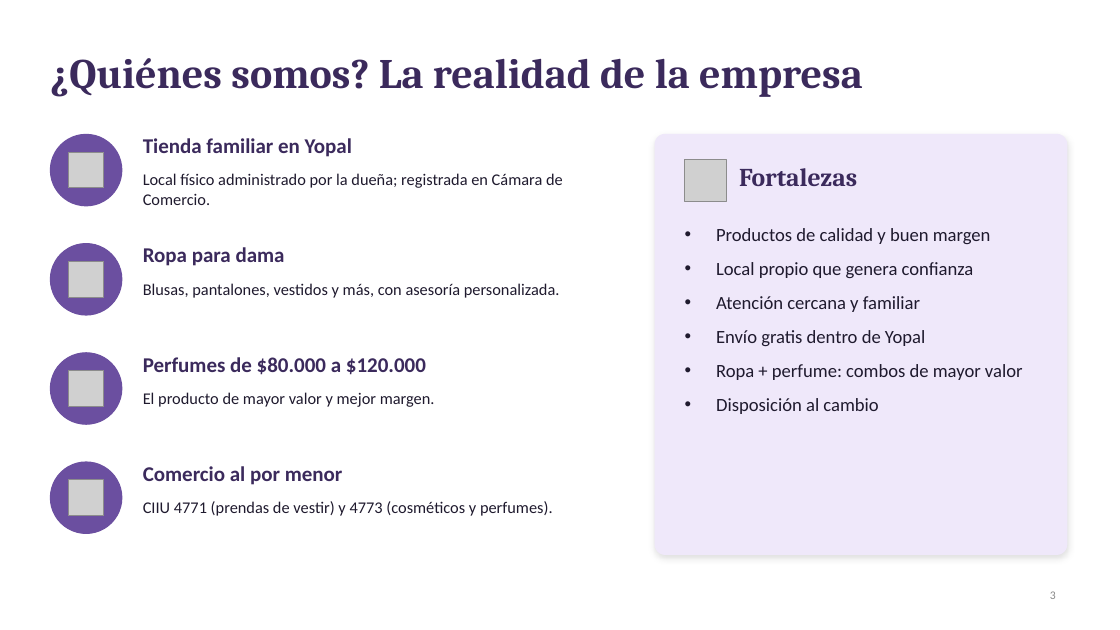
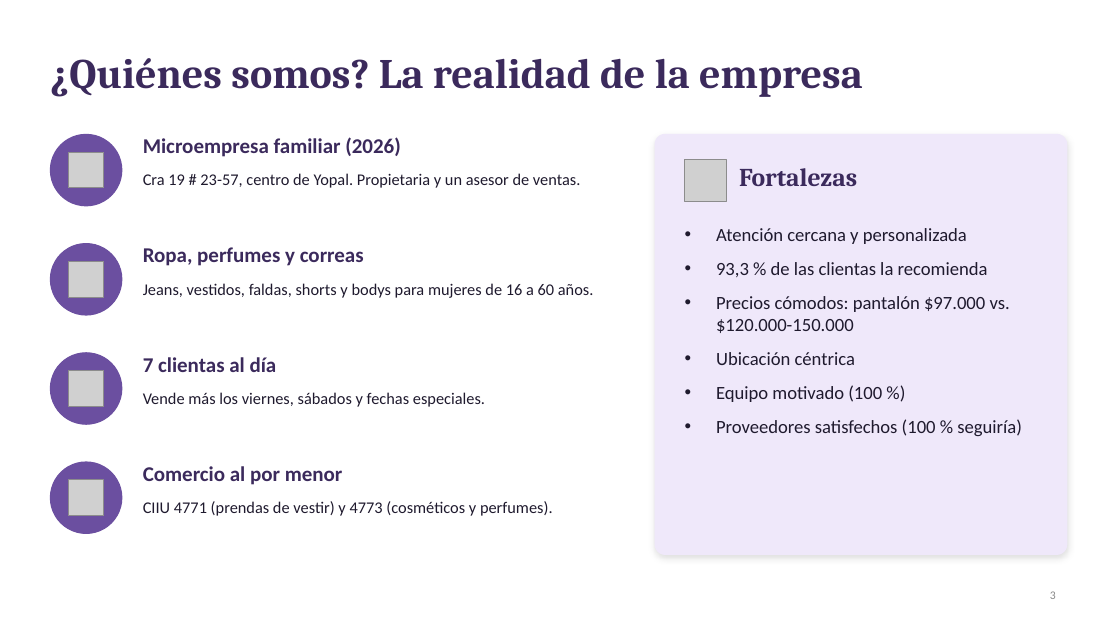
Before and after one commit to nayraclaud-glitch/Trabjo-De-eEstudio, a slide deck: slide 3 of Actividad Alva instructora Luna de Cristal/4_Paso4_Visual_Thinking.pptx. Drawn at 1120x630 pixels with LibreOffice and Linux fonts; fonts in the diff are those of the drawing; grey boxes stand for pictures. Boxes give left, top, right and bottom in pixels: in the first picture for what was removed or moved away, otherwise in the second. Text is boxed around its words. In the diff, an @@ line names an element or a change of style, - is before the commit and + after.

```diff
--- a/Actividad Alva instructora Luna de Cristal/4_Paso4_Visual_Thinking.pptx
+++ b/Actividad Alva instructora Luna de Cristal/4_Paso4_Visual_Thinking.pptx
@@ text at <box>143,137,401,157</box>: text changed @@
-Tienda familiar en Yopal
+Microempresa familiar (2026)
@@ text at <box>143,173,580,188</box>: text changed @@
-Local físico administrado por la dueña; registrada en Cámara de Comercio.
+Cra 19 # 23-57, centro de Yopal. Propietaria y un asesor de ventas.
@@ text at <box>716,228,1022,436</box>: text changed @@
-• Productos de calidad y buen margen
-• Local propio que genera confianza
-• Atención cercana y familiar
-• Envío gratis dentro de Yopal
-• Ropa + perfume: combos de mayor valor
-• Disposición al cambio
+• Atención cercana y personalizada
+• 93,3 % de las clientas la recomienda
+• Precios cómodos: pantalón $97.000 vs. $120.000-150.000
+• Ubicación céntrica
+• Equipo motivado (100 %)
+• Proveedores satisfechos (100 % seguiría)
@@ text at <box>143,247,364,266</box>: text changed @@
-Ropa para dama
+Ropa, perfumes y correas
@@ text at <box>143,283,594,298</box>: text changed @@
-Blusas, pantalones, vestidos y más, con asesoría personalizada.
+Jeans, vestidos, faldas, shorts y bodys para mujeres de 16 a 60 años.
@@ text at <box>143,357,277,372</box>: text changed @@
-Perfumes de $80.000 a $120.000
+7 clientas al día
@@ text at <box>143,392,485,407</box>: text changed @@
-El producto de mayor valor y mejor margen.
+Vende más los viernes, sábados y fechas especiales.
```
Also in this commit, not shown: 5 other slides changed, 1 slide added, 1 slide removed, 3 other files.
